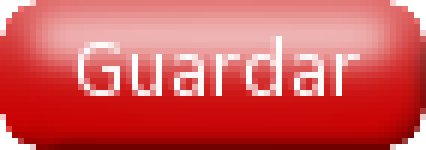
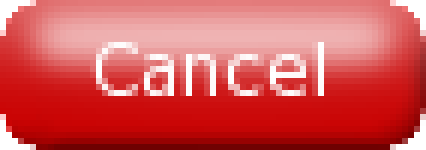
Layer changes from the first 426px x 150px image to the second:
hid "Guardar" over 72, 36, 360, 96
added layer "Cancelar_en" above "Cancelar" over 90, 42, 324, 96
